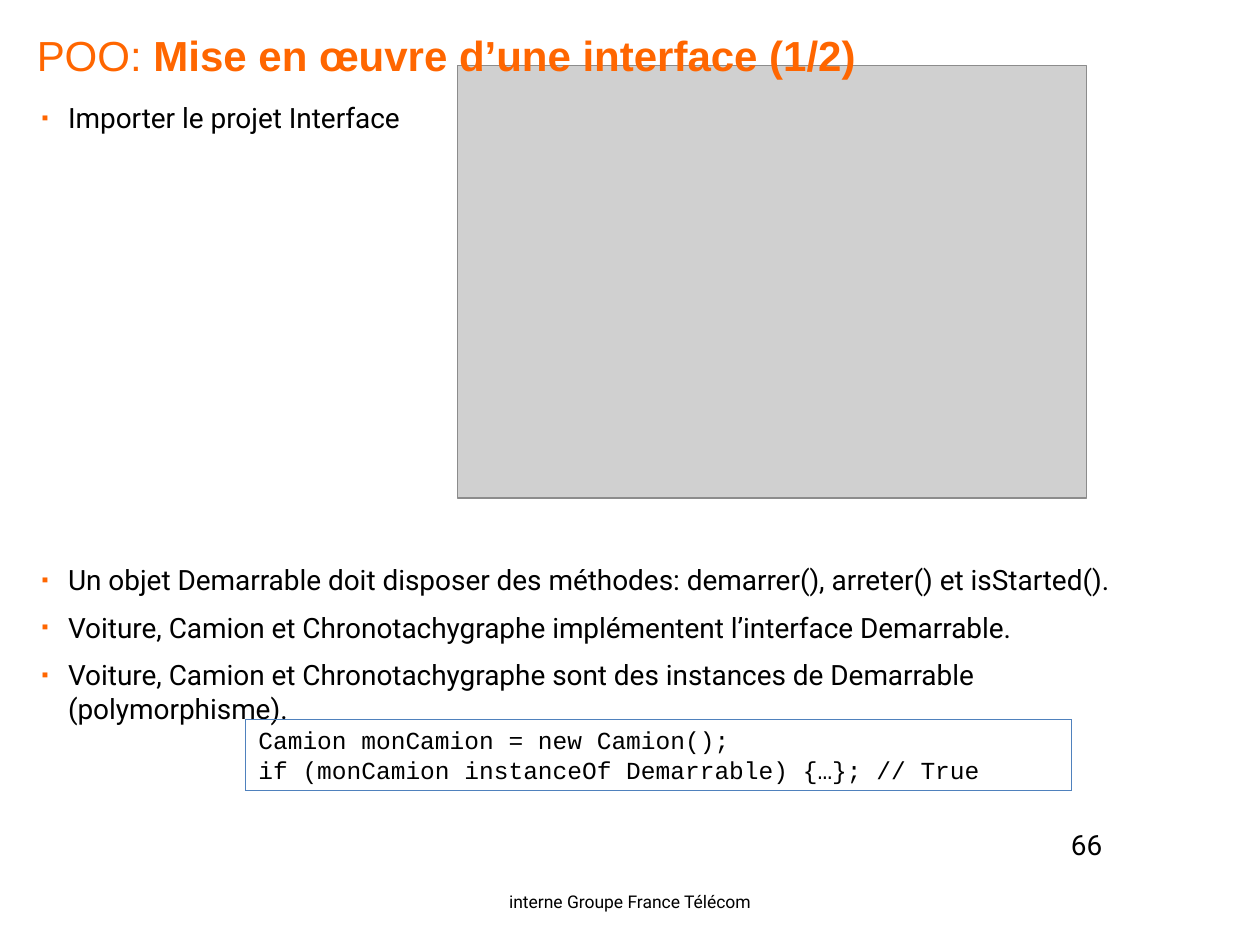
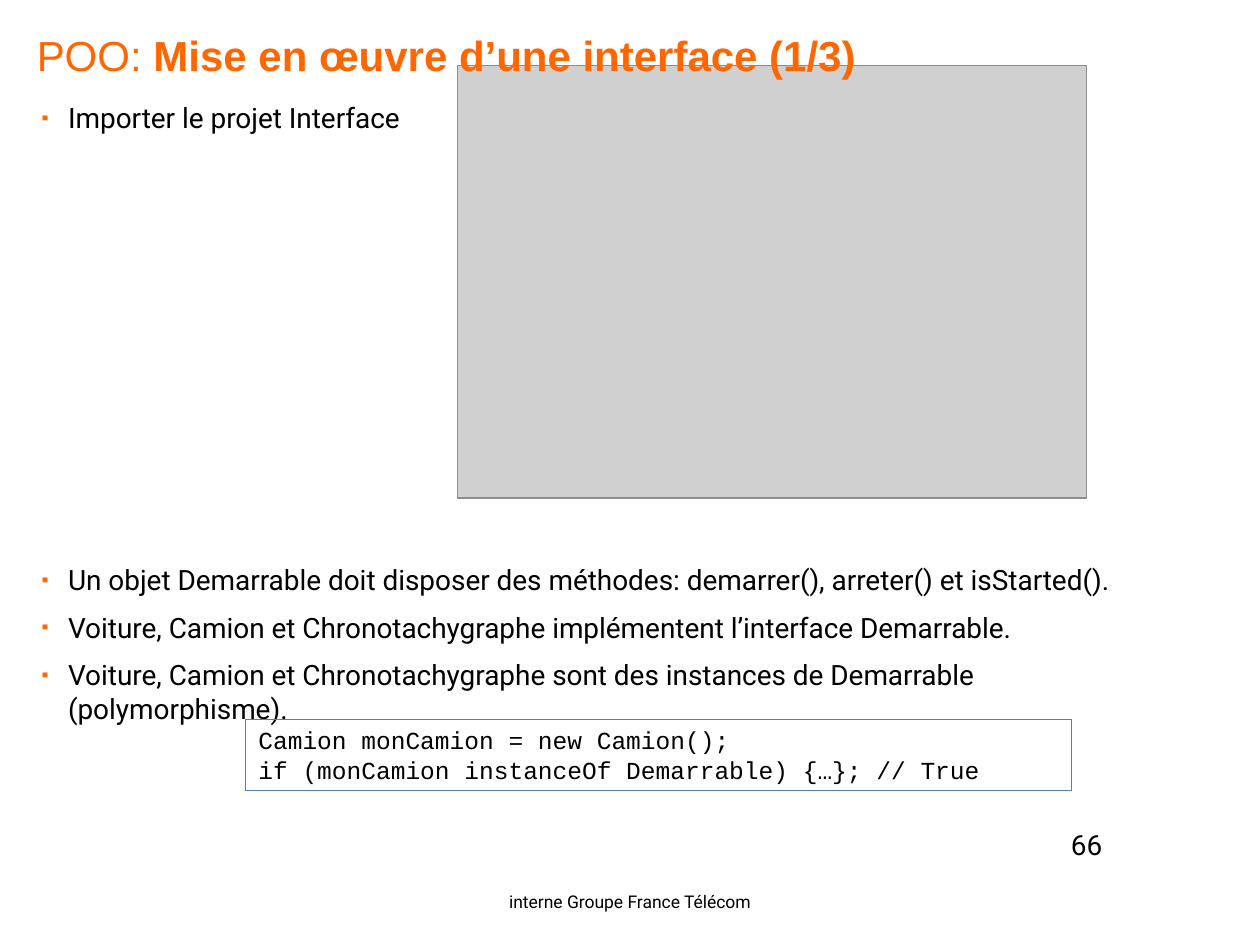
Before and after one commit to yplo6403/formationjava, a slide deck: slide 66 of doc/Java-OL1.pptx. Drawn at 1260x945 pixels with LibreOffice and Linux fonts; fonts in the diff are those of the drawing; grey boxes stand for pictures; background and template pictures are left out. Boxes give left, top, right and bottom in pixels: in the first picture for what was removed or moved away, otherwise in the second. Text is boxed around its words. In the diff, an @@ line names an element or a change of style, - is before the commit and + after.

```diff
--- a/doc/Java-OL1.pptx
+++ b/doc/Java-OL1.pptx
@@ text at bbox=[37, 37, 855, 79]: text changed @@
-POO: Mise en œuvre d’une interface (1/2)
+POO: Mise en œuvre d’une interface (1/3)
```
Also in this commit, not shown: 25 other slides changed, 1 slide added, 1 other file.
